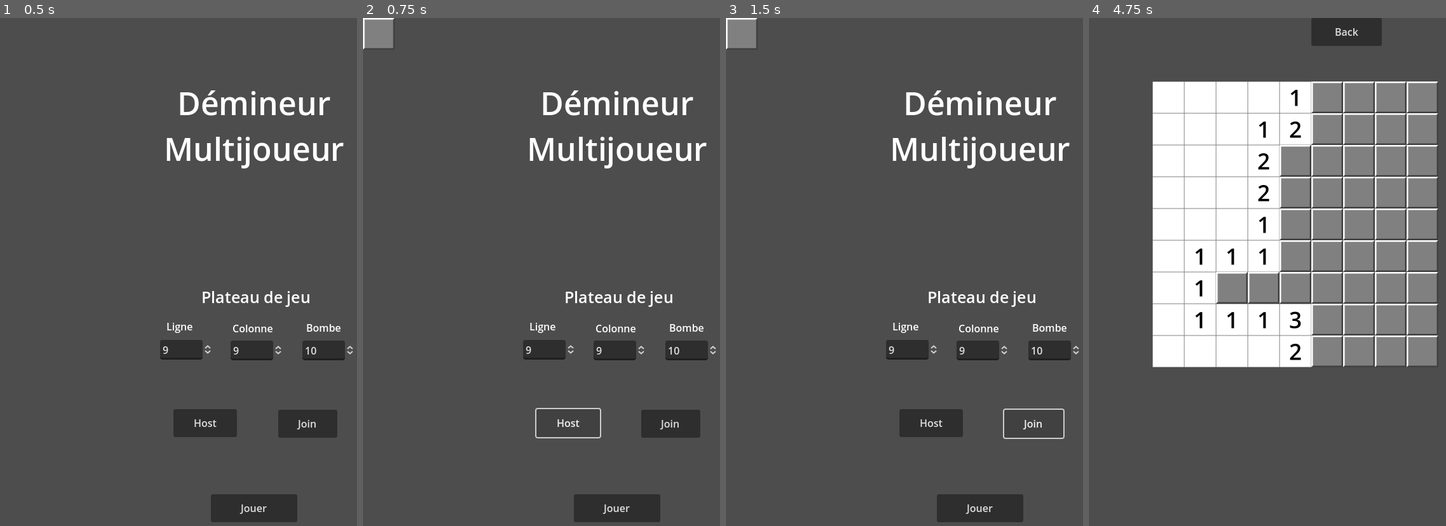
Above: before the commit, frames 1-4 (left to right).
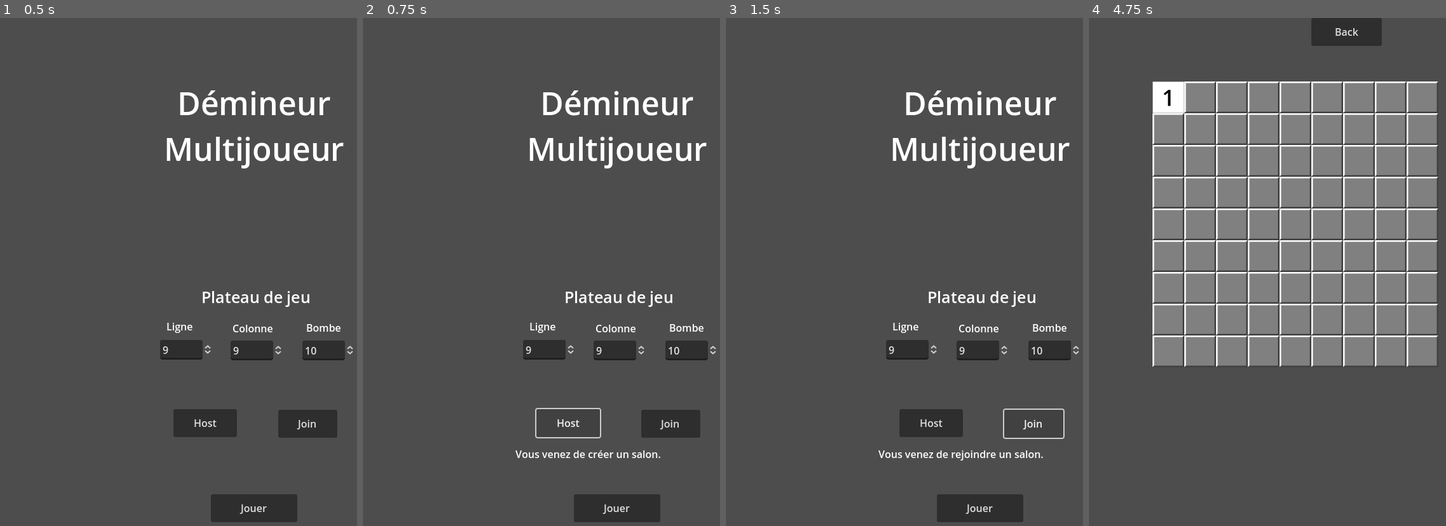
Above: after the commit, the same moments.

Repository: Jean-JacquesValmont/DemineurMultijoueur
Game: Godot game, scene res://Scene/Menu.tscn
The game is run twice, just before and just after one commit, with the same random seed, the same clock (stepped at 60 frames per second) and the same inputs.
Inputs (mouse positions are in pixels of both pictures, inside the frame that each line leads up to):
- Up to frame 1 (0.5 s): no input
- Up to frame 2 (0.75 s): click "Host" at 0.5 s
- Up to frame 3 (1.5 s): click "Join" at 1.25 s
- Up to frame 4 (4.75 s): click "Jouer" at 2 s; click "Back" at 2.75 s; click "Jouer" at 3.5 s; tap Enter at 4.25 s; move the mouse to (1167, 99) at 4.27 s; click (1167, 99) at 4.42 s

Frame 1 is identical in both runs. In frame 2, 0.7% of the frame differs, in the area x 0-84%, y 0-87%; in frame 3, 0.8%; in frame 4, 20%, in the area x 17-63%, y 12-69%.

Commit message:
Synchrozed Board Game with seed.

Diff:
--- a/Scene/Menu.tscn
+++ b/Scene/Menu.tscn
@@ -42,6 +42,13 @@
 offset_right = 531.0
 offset_bottom = 661.0
 text = "Join"
+
+[node name="MultiplayerText" type="Label" parent="."]
+layout_mode = 0
+offset_left = 240.0
+offset_top = 675.0
+offset_right = 558.0
+offset_bottom = 708.0
 
 [node name="ButtonPlay" type="Button" parent="."]
 layout_mode = 1
@@ -154,7 +161,6 @@
 theme_override_font_sizes/font_size = 15
 
 [node name="MultiplayerSpawner" type="MultiplayerSpawner" parent="."]
-_spawnable_scenes = PackedStringArray("res://Scene/Square.tscn")
 spawn_path = NodePath("..")
 
 [connection signal="pressed" from="ButtonHost" to="." method="_on_button_host_pressed"]
--- a/Script/Menu.gd
+++ b/Script/Menu.gd
@@ -1,6 +1,4 @@
 extends Control
-
-@export var player_scene: PackedScene = preload("res://Scene/Square.tscn")
 
 # Called when the node enters the scene tree for the first time.
 func _ready():
@@ -15,15 +13,15 @@
 	multiplayer.multiplayer_peer = GlobalVariable.peer
 	multiplayer.peer_connected.connect(_add_player)
 	_add_player()
+	get_node("MultiplayerText").text = "Vous venez de créer un salon."
 
 func _add_player(id = 1):
-	var player = player_scene.instantiate()
-	player.name = str(id)
-	call_deferred("add_child",player)
+	call_deferred("add_child")
 
 func _on_button_join_pressed():
 	GlobalVariable.peer.create_client("localhost", 135)
 	multiplayer.multiplayer_peer = GlobalVariable.peer
+	get_node("MultiplayerText").text = "Vous venez de rejoindre un salon."
 
 func _on_spin_box_line_value_changed(value):
 	GlobalVariable.line = get_node("Settings/SpinBoxLine").value
--- a/Script/Square.gd
+++ b/Script/Square.gd
@@ -4,10 +4,11 @@
 var j = null
 var hasClicked = false
 var numberOfBombAround = 0
+var rng = RandomNumberGenerator.new()
 
 # Called when the node enters the scene tree for the first time.
 func _ready():
-	pass # Replace with function body.
+	pass
 
 # Called every frame. 'delta' is the elapsed time since the previous frame.
 func _process(delta):
@@ -20,6 +21,7 @@
 	if GlobalVariable.bombExplosed == false and GlobalVariable.winGame == false:
 		if event is InputEventMouseButton:
 			if event.button_index == MOUSE_BUTTON_LEFT and event.is_released():
+				rpc("firstClickSeed")
 				rpc("clickSquare")
 			if event.button_index == MOUSE_BUTTON_RIGHT and event.is_released():
 				if get_node("SquareWithFlag").visible == false and get_node("SquareEmpty").visible == false:
@@ -45,11 +47,20 @@
 			get_node("SquareWithBomb").visible = true
 			GlobalVariable.bombExplosed = true
 
+@rpc("any_peer", "call_local") func setRandomSeed(seed_value: int):
+	rng.seed = seed_value # Fixe la graine pour avoir la même séquence sur tous les joueurs
+
+@rpc("any_peer", "call_local") func firstClickSeed():
+	var seed_value = RandomNumberGenerator.new().randi()
+	# Envoie la graine à tous les joueurs pour la synchronisation
+	rpc("setRandomSeed", seed_value)
+
+# Place les bombes avec un générateur de nombres aléatoires synchronisé
 func placeBombs(numberOfBomb):
 	var placedBombs = 0
 	while placedBombs < numberOfBomb:
-		var random_row = randi() % int(GlobalVariable.line)
-		var random_col = randi() % int(GlobalVariable.column)
+		var random_row = rng.randi_range(0, int(GlobalVariable.line) - 1)
+		var random_col = rng.randi_range(0, int(GlobalVariable.column) - 1)
 
 		# Vérifie s'il n'y a pas déjà une bombe à cette position
 		if GlobalVariable.boardGame[random_row][random_col] != "bomb" and random_row != i and random_col != j:
